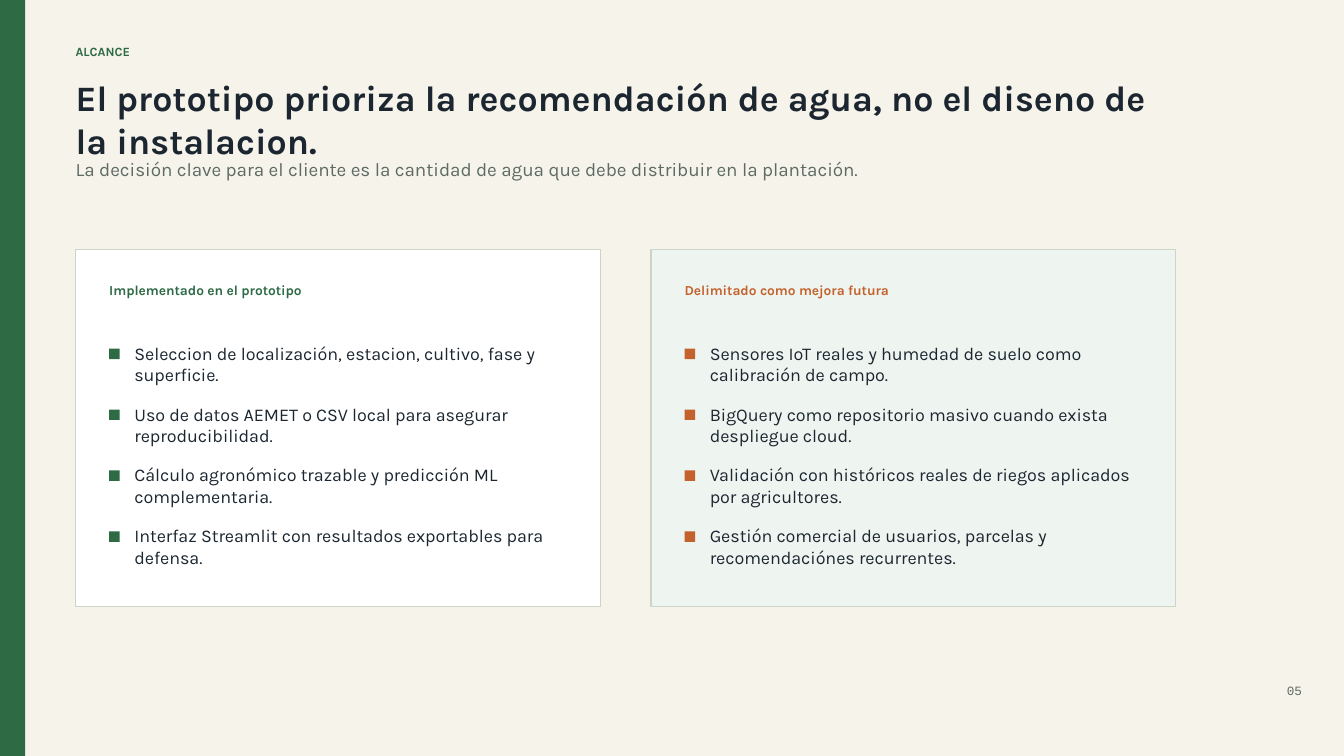
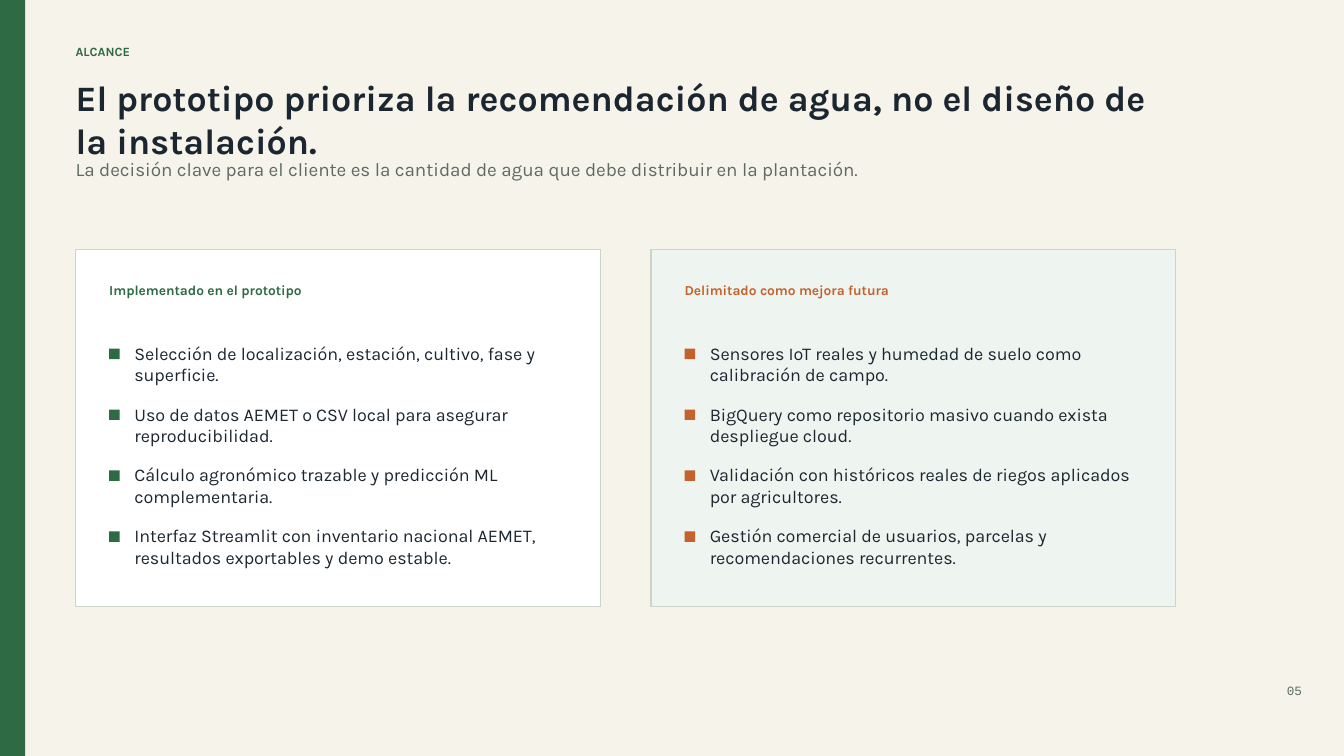
Before and after one commit to romanmaeztu/PI-Agricultura-de-Precisi-n, a slide deck: slide 5 of docs/presentacion_defensa_tfg_riego_jurado.pptx. Drawn at 1344x756 pixels with LibreOffice and Linux fonts; fonts in the diff are those of the drawing. Boxes give left, top, right and bottom in pixels: in the first picture for what was removed or moved away, otherwise in the second. Text is boxed around its words. In the diff, an @@ line names an element or a change of style, - is before the commit and + after.

Commit message:
Actualizar memoria y presentacion con Streamlit

```diff
--- a/docs/presentacion_defensa_tfg_riego_jurado.pptx
+++ b/docs/presentacion_defensa_tfg_riego_jurado.pptx
@@ text at (x1=76, y1=83, x2=1145, y2=163): text changed @@
-El prototipo prioriza la recomendación de agua, no el diseno de la instalacion.
+El prototipo prioriza la recomendación de agua, no el diseño de la instalación.
@@ text at (x1=134, y1=346, x2=535, y2=386): text changed @@
-Seleccion de localización, estacion, cultivo, fase y superficie.
+Selección de localización, estación, cultivo, fase y superficie.
@@ text at (x1=134, y1=529, x2=536, y2=569): text changed @@
-Interfaz Streamlit con resultados exportables para defensa.
+Interfaz Streamlit con inventario nacional AEMET, resultados exportables y demo estable.
@@ text at (x1=710, y1=528, x2=1046, y2=564): text changed @@
-Gestión comercial de usuarios, parcelas y recomendaciónes recurrentes.
+Gestión comercial de usuarios, parcelas y recomendaciones recurrentes.
```
Also in this commit, not shown: 14 other slides changed, 1 slide added, 6 other files.
